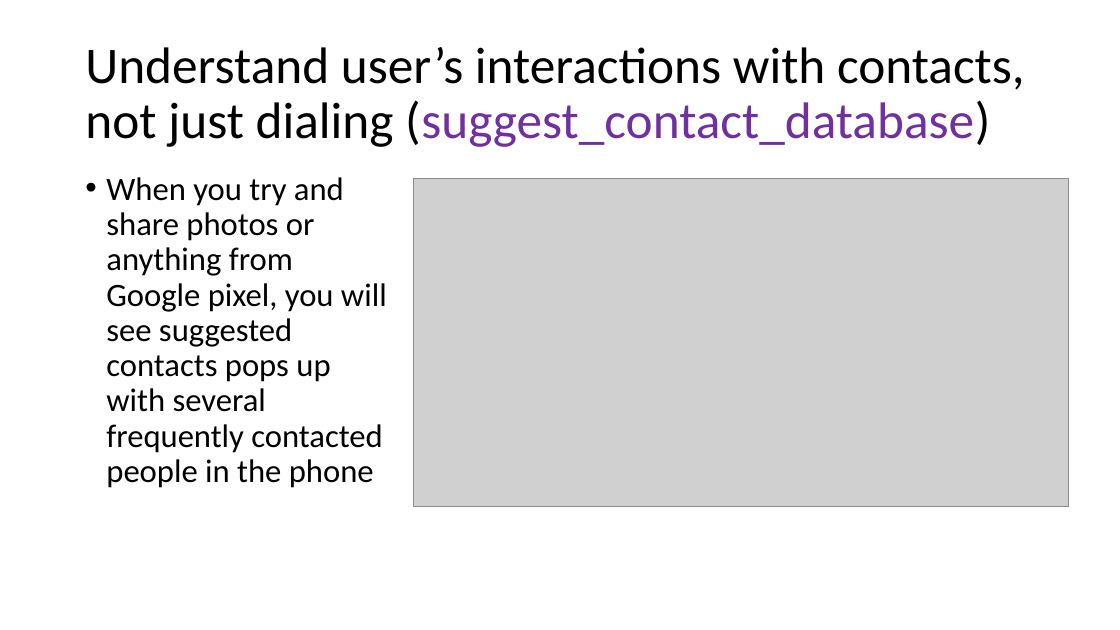
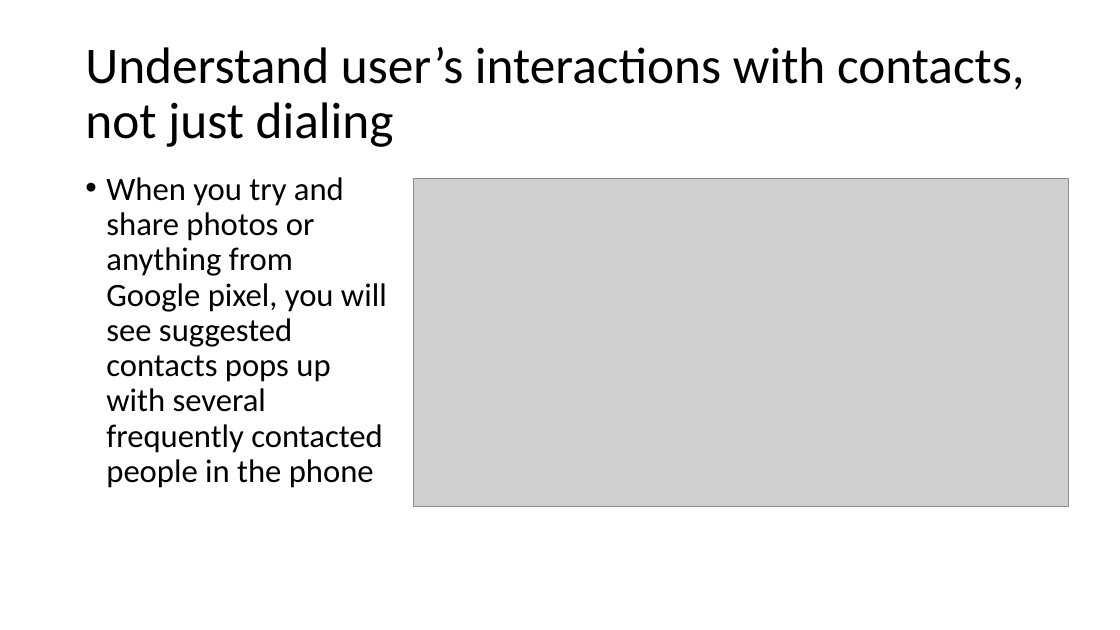
Before and after one commit to frankwxu/digital-forensics-lab, a slide deck: slide 23 of Android10/5_2_2_GMS_App_Investigations_Dialer.pptx (slide 16 before the commit). Drawn at 1120x630 pixels with LibreOffice and Linux fonts; fonts in the diff are those of the drawing; grey boxes stand for pictures; background and template pictures are left out. Boxes give left, top, right and bottom in pixels: in the first picture for what was removed or moved away, otherwise in the second. Text is boxed around its words. In the diff, an @@ line names an element or a change of style, - is before the commit and + after.

```diff
--- a/Android10/5_2_2_GMS_App_Investigations_Dialer.pptx
+++ b/Android10/5_2_2_GMS_App_Investigations_Dialer.pptx
@@ title at (85, 47, 1025, 147): text changed @@
-Understand user’s interactions with contacts, not just dialing (suggest_contact_database)
+Understand user’s interactions with contacts, not just dialing
```
Also in this commit, not shown: 6 other slides changed, 11 slides added, 2 slides removed, 2 other files.
